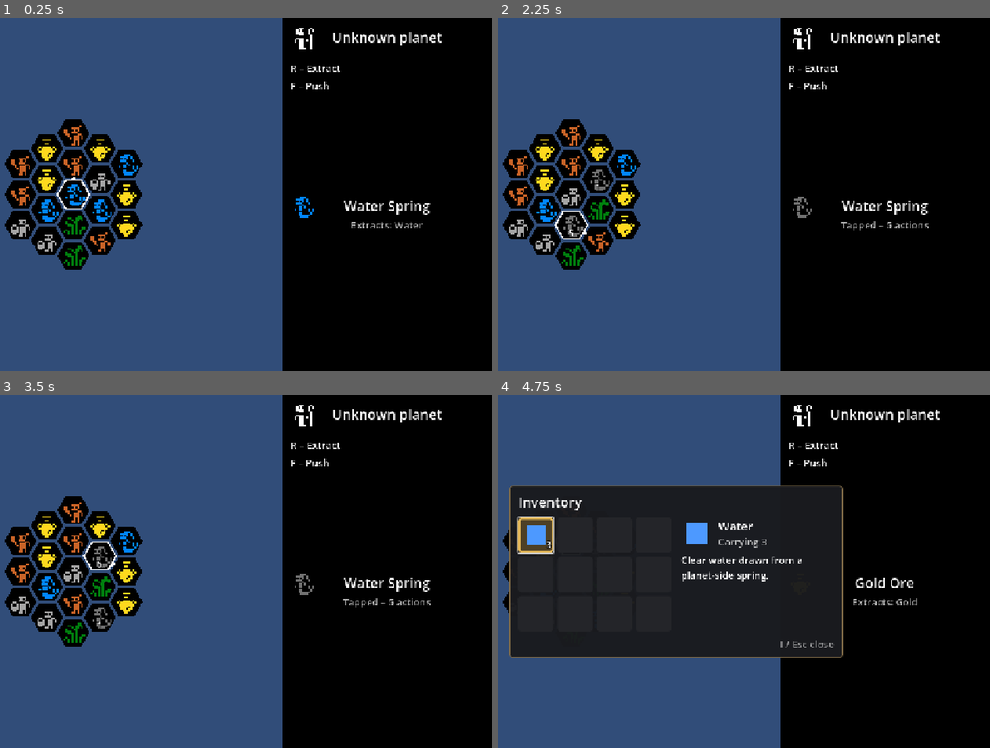
Above: before the commit, frames 1-4 (two rows, left to right).
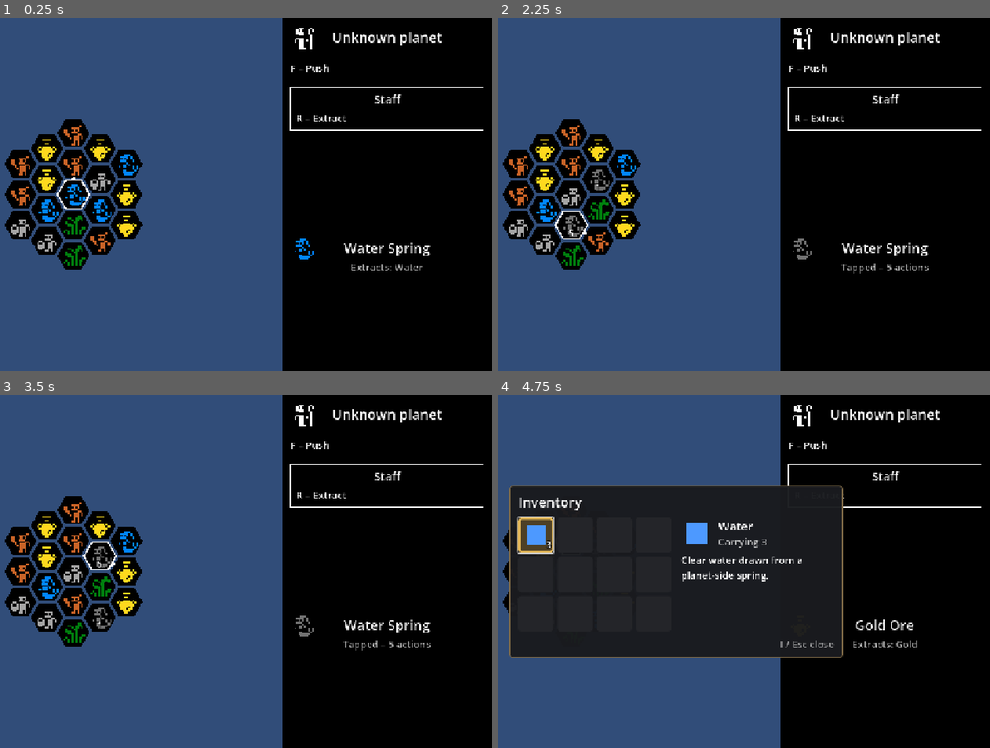
Above: after the commit, the same moments.

Repository: scunningham777/spaes-wrzrds
Game: Godot game, scene res://scenes/planet.tscn
Same seed, same stepped clock (60 frames per second), same inputs: the game is played once before the commit and once after it. This scene is started directly instead of the project's main scene.
Inputs:
- Up to frame 1 (0.25 s): no input
- Up to frame 2 (2.25 s): tap Enter (ui_accept) at 0.5, 0.77, 1.52, 2 s; hold D (hex_right) 0.53-1.28 s; hold R (extract) 0.53-1.28 s; tap F (push) at 0.8, 1.35 s; hold X (hex_down) 1.28-2.03 s; tap R (extract) at 1.55 s; hold D (hex_right) from 2.03 s (still down); hold R (extract) from 2.03 s (still down)
- Up to frame 3 (3.5 s): tap F (push) at 2.3 s; release D (hex_right) at 2.78 s; release R (extract) at 2.78 s; hold W (hex_up) from 2.78 s (still down); tap E (hex_ne) at 2.85 s; tap Enter (ui_accept) at 3.02 s; tap R (extract) at 3.05 s
- Up to frame 4 (4.75 s): tap Enter (ui_accept) at 3.5, 3.77, 4.52 s; release W (hex_up) at 3.53 s; hold Q (hex_nw) 3.53-4.28 s; hold A (hex_left) from 3.53 s (still down); tap F (push) at 3.8 s; tap I (inventory) at 4.15 s; tap C (hex_se) at 4.35 s; tap R (extract) at 4.55 s

The runs differ from the first frame. In frame 1, 1.5% of the frame differs, in the area x 58-99%, y 13-72%; in frame 2, 1.5%, in the area x 58-99%, y 13-73%; in frame 3, 1.5%; in frame 4, 1.0%.

Commit message:
Tie extract to an equipped focus (the staff)
The wizard now has a focus, an equippable casting item that grants its
own actions. Foci is a static catalog like Items; the staff, equipped by
default in GameState.equipped_focus, grants extract. R does nothing
without a focus that grants it.

Side panel: F – Push stays as the general action; under it a
white-outlined box shows the focus name and its actions, built from the
catalog (key from the InputMap). Both lists dim while an action locks
input. The tile info now sits below a white divider 60% of the way down
instead of at the halfway point.

Co-Authored-By: Claude Opus 5.5 <noreply@anthropic.com>
Claude-Session: https://claude.ai/code/session_01Fy3oHrvidQwwoQouWe8HeV

Diff:
--- a/scenes/planet.tscn
+++ b/scenes/planet.tscn
@@ -14,6 +14,22 @@
 [sub_resource type="StyleBoxFlat" id="StyleBoxFlat_side"]
 bg_color = Color(0, 0, 0, 1)
 
+[sub_resource type="StyleBoxFlat" id="StyleBoxFlat_focus"]
+content_margin_left = 12.0
+content_margin_top = 8.0
+content_margin_right = 12.0
+content_margin_bottom = 12.0
+bg_color = Color(0, 0, 0, 1)
+border_width_left = 2
+border_width_top = 2
+border_width_right = 2
+border_width_bottom = 2
+border_color = Color(1, 1, 1, 1)
+
+[sub_resource type="StyleBoxLine" id="StyleBoxLine_divider"]
+color = Color(1, 1, 1, 1)
+thickness = 2
+
 [sub_resource type="AtlasTexture" id="AtlasTexture_wizard"]
 atlas = ExtResource("7_icons")
 region = Rect2(378, 1, 12, 12)
@@ -86,6 +102,7 @@
 [node name="Top" type="VBoxContainer" parent="UI/SidePanel/Margin/Layout"]
 layout_mode = 2
 size_flags_vertical = 3
+size_flags_stretch_ratio = 1.5
 theme_override_constants/separation = 24
 
 [node name="Header" type="Control" parent="UI/SidePanel/Margin/Layout/Top"]
@@ -123,24 +140,51 @@
 layout_mode = 2
 theme_override_constants/separation = 8
 
-[node name="ExtractHint" type="Label" parent="UI/SidePanel/Margin/Layout/Top/Actions"]
-layout_mode = 2
-theme_override_font_sizes/font_size = 20
-text = "R – Extract"
-
 [node name="PushHint" type="Label" parent="UI/SidePanel/Margin/Layout/Top/Actions"]
 layout_mode = 2
 theme_override_font_sizes/font_size = 20
 text = "F – Push"
 
-[node name="TileInfo" type="Control" parent="UI/SidePanel/Margin/Layout"]
-unique_name_in_owner = true
+[node name="FocusBox" type="PanelContainer" parent="UI/SidePanel/Margin/Layout/Top"]
+unique_name_in_owner = true
+layout_mode = 2
+mouse_filter = 2
+theme_override_styles/panel = SubResource("StyleBoxFlat_focus")
+
+[node name="Content" type="VBoxContainer" parent="UI/SidePanel/Margin/Layout/Top/FocusBox"]
+layout_mode = 2
+theme_override_constants/separation = 8
+
+[node name="FocusName" type="Label" parent="UI/SidePanel/Margin/Layout/Top/FocusBox/Content"]
+unique_name_in_owner = true
+layout_mode = 2
+theme_override_font_sizes/font_size = 24
+text = "Focus"
+horizontal_alignment = 1
+
+[node name="FocusActions" type="VBoxContainer" parent="UI/SidePanel/Margin/Layout/Top/FocusBox/Content"]
+unique_name_in_owner = true
+layout_mode = 2
+theme_override_constants/separation = 8
+
+[node name="Bottom" type="VBoxContainer" parent="UI/SidePanel/Margin/Layout"]
 layout_mode = 2
 size_flags_vertical = 3
+theme_override_constants/separation = 16
+
+[node name="Divider" type="HSeparator" parent="UI/SidePanel/Margin/Layout/Bottom"]
+layout_mode = 2
+theme_override_constants/separation = 2
+theme_override_styles/separator = SubResource("StyleBoxLine_divider")
+
+[node name="TileInfo" type="Control" parent="UI/SidePanel/Margin/Layout/Bottom"]
+unique_name_in_owner = true
+layout_mode = 2
+size_flags_vertical = 3
 mouse_filter = 2
 script = ExtResource("9_tile_info")
 
-[node name="TileIcon" type="TextureRect" parent="UI/SidePanel/Margin/Layout/TileInfo"]
+[node name="TileIcon" type="TextureRect" parent="UI/SidePanel/Margin/Layout/Bottom/TileInfo"]
 unique_name_in_owner = true
 layout_mode = 1
 offset_right = 48.0
@@ -149,7 +193,7 @@
 expand_mode = 1
 stretch_mode = 5
 
-[node name="TileName" type="Label" parent="UI/SidePanel/Margin/Layout/TileInfo"]
+[node name="TileName" type="Label" parent="UI/SidePanel/Margin/Layout/Bottom/TileInfo"]
 unique_name_in_owner = true
 layout_mode = 1
 anchors_preset = 10
@@ -164,7 +208,7 @@
 vertical_alignment = 1
 text_overrun_behavior = 3
 
-[node name="TileYield" type="Label" parent="UI/SidePanel/Margin/Layout/TileInfo"]
+[node name="TileYield" type="Label" parent="UI/SidePanel/Margin/Layout/Bottom/TileInfo"]
 unique_name_in_owner = true
 modulate = Color(1, 1, 1, 0.7)
 layout_mode = 1
--- /dev/null
+++ b/scripts/core/foci.gd
@@ -0,0 +1,31 @@
+class_name Foci
+extends RefCounted
+
+# Static focus definitions. A focus is the wizard's equippable casting item; whichever one is
+# equipped (GameState.equipped_focus) grants its own actions on top of the always-available ones.
+# Same structure as Items: ids here, the equipped id in GameState.
+
+const STAFF := &"staff"
+
+const NAMES: Dictionary[StringName, String] = {
+	STAFF: "Staff",
+}
+
+## Action ids (input action names) each focus grants.
+const ACTIONS: Dictionary[StringName, Array] = {
+	STAFF: [&"extract"],
+}
+
+
+static func display_name(focus: StringName) -> String:
+	return NAMES.get(focus, String(focus).capitalize())
+
+
+static func actions(focus: StringName) -> Array[StringName]:
+	var result: Array[StringName] = []
+	result.assign(ACTIONS.get(focus, []))
+	return result
+
+
+static func grants(focus: StringName, action: StringName) -> bool:
+	return action in actions(focus)
--- a/scripts/core/game_state.gd
+++ b/scripts/core/game_state.gd
@@ -10,6 +10,8 @@
 ## Tile grids by Enterable.id, generated on first visit so revisits look the same.
 var location_grids: Dictionary[StringName, TileGrid] = {}
 var inventory := Inventory.new()
+## The focus the wizard has equipped (a Foci id, or &"" for none); it grants extra actions.
+var equipped_focus: StringName = Foci.STAFF
 
 
 func get_or_generate_grid(location_id: StringName, radius: int, empty_probability: float) -> TileGrid:
--- a/scripts/planet.gd
+++ b/scripts/planet.gd
@@ -41,9 +41,36 @@
 	_tiles.grid.tapped_changed.connect(func(_coord: Vector2i, _remaining: int) -> void: _update_tile_info())
 	_update_tile_info()
 
-	# Dim the action list while an action plays out and input is blocked.
+	_show_focus(Game.state.equipped_focus)
+
+	# Dim the action lists while an action plays out and input is blocked.
 	($ActionLock as ActionLock).busy_changed.connect(func(busy: bool) -> void:
-		(%Actions as Control).modulate.a = 0.35 if busy else 1.0)
+		for list: Control in [%Actions, %FocusBox]:
+			list.modulate.a = 0.35 if busy else 1.0)
+
+
+# Fills the outlined focus box with the focus's name and the actions it grants; hidden if none.
+func _show_focus(focus: StringName) -> void:
+	var box := %FocusBox as Control
+	box.visible = not focus.is_empty()
+	(%FocusName as Label).text = Foci.display_name(focus)
+	var list := %FocusActions as Control
+	for child in list.get_children():
+		child.queue_free()
+	for action in Foci.actions(focus):
+		var hint := Label.new()
+		hint.add_theme_font_size_override(&"font_size", 20)
+		hint.text = "%s – %s" % [_key_name(action), String(action).capitalize()]
+		list.add_child(hint)
+
+
+# The first key bound to an input action, e.g. "R" for extract.
+static func _key_name(action: StringName) -> String:
+	for event in InputMap.action_get_events(action):
+		if event is InputEventKey:
+			var key := event as InputEventKey
+			return key.as_text_physical_keycode() if key.physical_keycode else key.as_text_keycode()
+	return "?"
 
 
 func _update_tile_info() -> void:
--- a/scripts/tile_interaction.gd
+++ b/scripts/tile_interaction.gd
@@ -24,6 +24,9 @@
 # Each successful action ticks tapped-tile cooldowns before taking effect, so the action that taps
 # a tile doesn't count toward its own cooldown. (Moves tick too; the scene wires that up.)
 func _try_extract() -> void:
+	if not Foci.grants(Game.state.equipped_focus, &"extract"):
+		print("The equipped focus can't extract")
+		return
 	var coord := player.mover.coord
 	if not tiles.grid.can_extract(coord):
 		print("Nothing to extract at %s" % coord)
--- a/tests/smoke_test.gd
+++ b/tests/smoke_test.gd
@@ -116,6 +116,11 @@
 	_check(not pg.try_swap(Vector2i(0, 2), Vector2i(0, 3)) and pg.get_tile(Vector2i(0, 2)) == T.TIMBER,
 		"swap: can't swap off the grid, no change")
 	_check(not pg.try_swap(Vector2i(1, 0), Vector2i(2, 0)), "swap: two Empty hexes is no swap")
+
+	# Foci: the staff grants extract, unknown foci grant nothing.
+	_check(Foci.display_name(Foci.STAFF) == "Staff" and Foci.grants(Foci.STAFF, &"extract")
+		and not Foci.grants(Foci.STAFF, &"push") and Foci.actions(&"").is_empty(), "foci: staff grants extract")
+	_check(GameState.new().equipped_focus == Foci.STAFF, "foci: staff equipped by default")
 
 	# Extract + inventory.
 	var eg := TileGrid.new(1)
@@ -361,7 +366,21 @@
 		and tile_icon.size == wizard_icon.size, "tile info: icon aligned with the wizard icon")
 	_check(is_equal_approx(tile_name.get_global_rect().get_center().x, planet_name.get_global_rect().get_center().x),
 		"tile info: name centered under the planet name")
-	_check(tile_info.global_position.y >= side_panel.size.y / 2.0 - 16.0, "tile info: in the panel's bottom half")
+	var divider: Control = current_scene.get_node("UI/SidePanel/Margin/Layout/Bottom/Divider")
+	var split := (divider.global_position.y - 16.0) / (side_panel.size.y - 32.0)  # within the margins
+	_check(absf(split - 0.6) < 0.02 and divider.global_position.y < tile_info.global_position.y,
+		"tile info: below a divider 60%% of the way down (%.2f)" % split)
+	# Focus box: the equipped staff's name, and the actions it grants.
+	var focus_box: Control = current_scene.get_node("%FocusBox")
+	var focus_hints: Array = current_scene.get_node("%FocusActions").get_children().map(
+		func(l: Label) -> String: return l.text)
+	_check(focus_box.visible and (current_scene.get_node("%FocusName") as Label).text == "Staff"
+		and focus_hints == ["R – Extract"], "focus: box shows Staff with R – Extract (%s)" % [focus_hints])
+	var general_hints: Array = current_scene.get_node("%Actions").get_children().map(
+		func(l: Label) -> String: return l.text)
+	_check(general_hints == ["F – Push"], "focus: Extract moved out of the general actions (%s)" % [general_hints])
+	_check(focus_box.global_position.y > (current_scene.get_node("%Actions") as Control).global_position.y
+		and focus_box.get_global_rect().end.y < divider.global_position.y, "focus: box sits between Push and the divider")
 	_press(KEY_R)
 	_check(inv.count(&"iron") == 1 and tiles.grid.cooldown(Vector2i.ZERO) == 5,
 		"planet: R on a tapped tile adds nothing and isn't an action")
@@ -372,6 +391,14 @@
 	_press(KEY_W)
 	_press(KEY_X)
 	_check(tiles.grid.cooldown(Vector2i.ZERO) == 3, "tapped: each move counts down (%d)" % tiles.grid.cooldown(Vector2i.ZERO))
+	# Extract comes from the focus: with none equipped, R does nothing.
+	tiles.grid.set_tile(Vector2i(0, -1), TileGrid.TileType.TIMBER)
+	_game().state.equipped_focus = &""
+	_press(KEY_X)  # to (0,-1)
+	_press(KEY_R)
+	_check(not tiles.grid.is_tapped(Vector2i(0, -1)) and inv.count(&"wood") == 0, "focus: no focus, no extract")
+	_game().state.equipped_focus = Foci.STAFF
+	_press(KEY_W)  # back to (0,0)
 
 	# Inventory panel: I opens and pauses; Esc closes without leaving the planet.
 	var panel: InventoryPanel = current_scene.get_node("UI/InventoryPanel")
Not shown, added: scripts/core/foci.gd.uid
